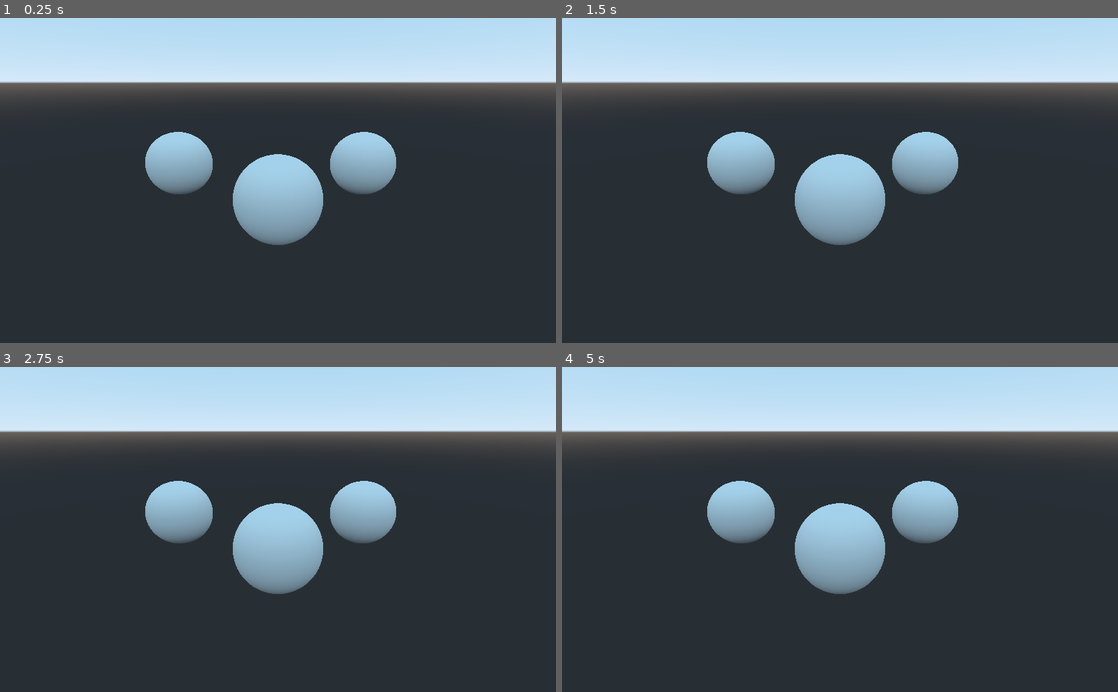
Above: before the commit, frames 1-4 (two rows, left to right).
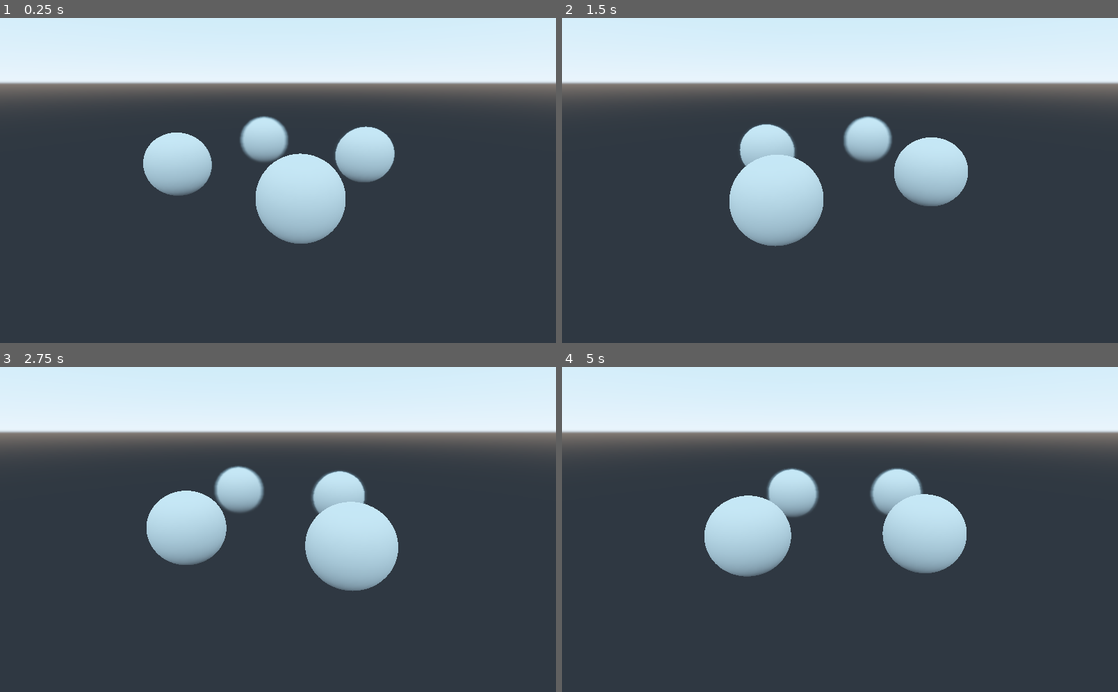
Above: after the commit, the same moments.

Repository: lflanagin/Dinosaur-island
Game: Godot game, scene res://Scenes/Levels/Attract.tscn
Same seed, same stepped clock (60 frames per second), same inputs: the game is played once before the commit and once after it. The project has no main scene, so this scene is started directly.
Inputs:
- Up to frame 1 (0.25 s): no input
- Up to frame 2 (1.5 s): no input
- Up to frame 3 (2.75 s): no input
- Up to frame 4 (5 s): no input

The runs differ from the first frame. In frame 1, 26% of the frame differs, in the area x 0-100%, y 0-70%; in frame 2, 29%; in frame 3, 29%; in frame 4, 30%.

Commit message:
More templating

Diff:
--- /dev/null
+++ b/Backend/Mistro.gd
@@ -0,0 +1,25 @@
+extends Node
+
+# Mistro is this projects "global" or game wide function set.
+# Function that go here, can be accessed by all other scripts.
+# Use this sparingly as noise between scenes and nodes can make your game run slower.
+
+
+
+# Called when the node enters the scene tree for the first time.
+func _ready():
+	pass # Replace with function body.
+
+
+# Called every frame. 'delta' is the elapsed time since the previous frame.
+#func _process(delta):
+#	pass
+
+func save_game():
+	print("saving")
+
+func load_game(gamefile):
+	print("loading")
+
+func list_saved_games():
+	print("saved games")
--- /dev/null
+++ b/Backend/Mistro.tscn
@@ -0,0 +1,6 @@
+[gd_scene load_steps=2 format=2]
+
+[ext_resource path="res://Backend/Mistro.gd" type="Script" id=1]
+
+[node name="Mistro" type="Node"]
+script = ExtResource( 1 )
--- a/Scenes/Levels/Attract.tscn
+++ b/Scenes/Levels/Attract.tscn
@@ -1,21 +1,55 @@
-[gd_scene load_steps=2 format=2]
+[gd_scene load_steps=5 format=2]
 
 [sub_resource type="SphereMesh" id=1]
 
+[sub_resource type="Animation" id=2]
+resource_name = "Rotate"
+length = 4.0
+loop = true
+tracks/0/type = "value"
+tracks/0/path = NodePath("Pivot:rotation_degrees")
+tracks/0/interp = 1
+tracks/0/loop_wrap = true
+tracks/0/imported = false
+tracks/0/enabled = true
+tracks/0/keys = {
+"times": PoolRealArray( 0, 1, 2, 3, 4 ),
+"transitions": PoolRealArray( 1, 1, 1, 1, 1 ),
+"update": 0,
+"values": [ Vector3( 0, 0, 0 ), Vector3( 0, 90, 0 ), Vector3( 0, 180, 0 ), Vector3( 0, 270, 0 ), Vector3( 0, 360, 0 ) ]
+}
+
+[sub_resource type="ProceduralSky" id=4]
+
+[sub_resource type="Environment" id=3]
+background_mode = 2
+background_sky = SubResource( 4 )
+tonemap_mode = 2
+dof_blur_far_enabled = true
+dof_blur_far_distance = 6.35
+
 [node name="Attract" type="Spatial"]
 
-[node name="MeshInstance" type="MeshInstance" parent="."]
-transform = Transform( 1, 0, 0, 0, 1, 0, 0, 0, 1, 0, 0, -2.11143 )
+[node name="Pivot" type="Position3D" parent="."]
+transform = Transform( 1, 0, 0, 0, 1, 0, 0, 0, 1, 0, 0, -4.95319 )
+
+[node name="MeshInstance" type="MeshInstance" parent="Pivot"]
+transform = Transform( 1, 0, -1.74846e-07, 0, 1, 0, 1.74846e-07, 0, 1, -0.0621724, 0, 2.84176 )
 mesh = SubResource( 1 )
 material/0 = null
 
-[node name="MeshInstance2" type="MeshInstance" parent="."]
-transform = Transform( 1, 0, 0, 0, 1, 0, 0, 0, 1, -3.13578, 0, -4.57824 )
+[node name="MeshInstance4" type="MeshInstance" parent="Pivot"]
+transform = Transform( 1, 0, -1.74846e-07, 0, 1, 0, 1.74846e-07, 0, 1, -0.0414481, 0, -2.94041 )
 mesh = SubResource( 1 )
 material/0 = null
 
-[node name="MeshInstance3" type="MeshInstance" parent="."]
-transform = Transform( 1, 0, 0, 0, 1, 0, 0, 0, 1, 2.69677, 0, -4.57824 )
+[node name="MeshInstance2" type="MeshInstance" parent="Pivot"]
+transform = Transform( 1, 0, -1.74846e-07, 0, 1, 0, 1.74846e-07, 0, 1, -3.17723, 0, -0.163894 )
+mesh = SubResource( 1 )
+material/0 = null
+
+[node name="MeshInstance3" type="MeshInstance" parent="Pivot"]
+transform = Transform( 1, 0, -1.74846e-07, 0, 1, 0, 1.74846e-07, 0, 1, 3.13199, 0, 0.043354 )
 mesh = SubResource( 1 )
 material/0 = null
 
@@ -24,3 +58,9 @@
 current = true
 
 [node name="AnimationPlayer" type="AnimationPlayer" parent="."]
+autoplay = "Rotate"
+playback_speed = 0.5
+anims/Rotate = SubResource( 2 )
+
+[node name="WorldEnvironment" type="WorldEnvironment" parent="."]
+environment = SubResource( 3 )
--- /dev/null
+++ b/Scenes/UI/Elements/LeftMenu.tscn
@@ -0,0 +1,74 @@
+[gd_scene load_steps=2 format=2]
+
+[ext_resource path="res://Scripts/UI/Menus.gd" type="Script" id=1]
+
+[node name="LeftMenu" type="PanelContainer"]
+anchor_bottom = 1.0
+margin_left = -7.0
+margin_right = 400.0
+grow_vertical = 2
+rect_min_size = Vector2( 400, 480 )
+script = ExtResource( 1 )
+__meta__ = {
+"_edit_use_anchors_": false
+}
+
+[node name="VBoxContainer" type="VBoxContainer" parent="."]
+margin_left = 7.0
+margin_top = 7.0
+margin_right = 400.0
+margin_bottom = 593.0
+rect_min_size = Vector2( 0, 480 )
+
+[node name="Label" type="Label" parent="VBoxContainer"]
+margin_right = 393.0
+margin_bottom = 14.0
+text = "Game Title"
+align = 1
+valign = 1
+autowrap = true
+
+[node name="HSeparator" type="HSeparator" parent="VBoxContainer"]
+margin_top = 18.0
+margin_right = 393.0
+margin_bottom = 22.0
+
+[node name="Play" type="Button" parent="VBoxContainer"]
+margin_top = 26.0
+margin_right = 393.0
+margin_bottom = 46.0
+text = "Play"
+
+[node name="Load" type="Button" parent="VBoxContainer"]
+margin_top = 50.0
+margin_right = 393.0
+margin_bottom = 70.0
+text = "Load"
+
+[node name="Settings" type="Button" parent="VBoxContainer"]
+margin_top = 74.0
+margin_right = 393.0
+margin_bottom = 94.0
+text = "Settings"
+
+[node name="Overlay" type="Control" parent="."]
+margin_left = 7.0
+margin_top = 7.0
+margin_right = 400.0
+margin_bottom = 593.0
+mouse_filter = 2
+
+[node name="Quit" type="Button" parent="Overlay"]
+anchor_left = 0.5
+anchor_top = 1.0
+anchor_right = 0.5
+anchor_bottom = 1.0
+margin_left = -95.0
+margin_top = -20.0
+margin_right = 95.0
+grow_horizontal = 2
+grow_vertical = 2
+text = "Quit"
+__meta__ = {
+"_edit_use_anchors_": false
+}
--- /dev/null
+++ b/Scenes/UI/Elements/RightMenu.tscn
@@ -0,0 +1,77 @@
+[gd_scene load_steps=2 format=2]
+
+[ext_resource path="res://Scripts/UI/Menus.gd" type="Script" id=1]
+
+[node name="RightMenu" type="PanelContainer"]
+anchor_left = 1.0
+anchor_right = 1.0
+anchor_bottom = 1.0
+margin_left = -400.0
+margin_right = 3.0
+grow_horizontal = 0
+grow_vertical = 2
+rect_min_size = Vector2( 400, 480 )
+script = ExtResource( 1 )
+__meta__ = {
+"_edit_use_anchors_": false
+}
+
+[node name="VBoxContainer" type="VBoxContainer" parent="."]
+margin_left = 7.0
+margin_top = 7.0
+margin_right = 396.0
+margin_bottom = 593.0
+rect_min_size = Vector2( 0, 480 )
+
+[node name="Label" type="Label" parent="VBoxContainer"]
+margin_right = 389.0
+margin_bottom = 14.0
+text = "Game Title"
+align = 1
+valign = 1
+autowrap = true
+
+[node name="HSeparator" type="HSeparator" parent="VBoxContainer"]
+margin_top = 18.0
+margin_right = 389.0
+margin_bottom = 22.0
+
+[node name="Play" type="Button" parent="VBoxContainer"]
+margin_top = 26.0
+margin_right = 389.0
+margin_bottom = 46.0
+text = "Play"
+
+[node name="Load" type="Button" parent="VBoxContainer"]
+margin_top = 50.0
+margin_right = 389.0
+margin_bottom = 70.0
+text = "Load"
+
+[node name="Settings" type="Button" parent="VBoxContainer"]
+margin_top = 74.0
+margin_right = 389.0
+margin_bottom = 94.0
+text = "Settings"
+
+[node name="Overlay" type="Control" parent="."]
+margin_left = 7.0
+margin_top = 7.0
+margin_right = 396.0
+margin_bottom = 593.0
+mouse_filter = 2
+
+[node name="Quit" type="Button" parent="Overlay"]
+anchor_left = 0.5
+anchor_top = 1.0
+anchor_right = 0.5
+anchor_bottom = 1.0
+margin_left = -95.0
+margin_top = -20.0
+margin_right = 95.0
+grow_horizontal = 2
+grow_vertical = 2
+text = "Quit"
+__meta__ = {
+"_edit_use_anchors_": false
+}
--- a/Scenes/UI/MainMenu.tscn
+++ b/Scenes/UI/MainMenu.tscn
@@ -1,10 +1,12 @@
-[gd_scene load_steps=2 format=2]
+[gd_scene load_steps=3 format=2]
 
 [ext_resource path="res://Scripts/UI/MainMenu.gd" type="Script" id=1]
+[ext_resource path="res://Scenes/UI/default.theme" type="Theme" id=2]
 
 [node name="MainMenu" type="Control"]
 anchor_right = 1.0
 anchor_bottom = 1.0
+theme = ExtResource( 2 )
 script = ExtResource( 1 )
 __meta__ = {
 "_edit_use_anchors_": false
--- a/Scripts/Main.gd
+++ b/Scripts/Main.gd
@@ -20,5 +20,23 @@
 func _on_first_load():
 	var attract = load("res://Scenes/Levels/Attract.tscn")
 	var mainMenu = load("res://Scenes/UI/MainMenu.tscn")
-	add_child(attract.instance())
-	add_child(mainMenu.instance())
+	var attractInstance = attract.instance()
+	var mainMenuInstance = mainMenu.instance()
+	mainMenuInstance.menuType = "LeftMenu"
+	add_child(attractInstance)
+	add_child(mainMenuInstance)
+	mainMenuInstance.connect("quit_game",self,"_on_menu_signal",["quit_game"])
+	mainMenuInstance.connect("settings",self,"_on_menu_signal",["settings"])
+	mainMenuInstance.connect("load_game",self,"_on_menu_signal",["load_game"])
+	mainMenuInstance.connect("play",self,"_on_menu_signal",["play"])
+
+func _on_menu_signal(sig):
+	match sig:
+		"quit_game":
+			get_tree().quit()
+		"play":
+			print(sig)
+		"settings":
+			print(sig)
+		"load_game":
+			print(sig)
--- a/Scripts/UI/MainMenu.gd
+++ b/Scripts/UI/MainMenu.gd
@@ -4,13 +4,28 @@
 # Declare member variables here. Examples:
 # var a = 2
 # var b = "text"
+var menuType = "CenterMenu"
 
+signal play()
+signal load_game()
+signal quit_game()
+signal settings()
 
 # Called when the node enters the scene tree for the first time.
 func _ready():
+	var themenu = load("res://Scenes/UI/Elements/"+str(menuType)+".tscn")
+	var menuInstance = themenu.instance()
+	menuInstance.connect("quit_game",self,"_on_signal",["quit_game"])
+	menuInstance.connect("settings",self,"_on_signal",["settings"])
+	menuInstance.connect("load_game",self,"_on_signal",["load_game"])
+	menuInstance.connect("play",self,"_on_signal",["play"])
+	add_child(menuInstance)
 	pass # Replace with function body.
 
 
 # Called every frame. 'delta' is the elapsed time since the previous frame.
 #func _process(delta):
 #	pass
+
+func _on_signal(sig):
+	emit_signal(sig)
--- a/Scripts/UI/Menus.gd
+++ b/Scripts/UI/Menus.gd
@@ -52,8 +52,13 @@
 			set_anchors_and_margins_preset(Control.PRESET_CENTER)
 		"RightMenu":
 			set_anchors_and_margins_preset(Control.PRESET_RIGHT_WIDE)
+			$VBoxContainer.rect_min_size.x = get_parent().rect_size.x * 0.4
+			$VBoxContainer.rect_size.x = get_parent().rect_size.x * 0.4
+
 		"LeftMenu":
 			set_anchors_and_margins_preset(Control.PRESET_LEFT_WIDE)
+			$VBoxContainer.rect_min_size.x = get_parent().rect_size.x * 0.4
+			$VBoxContainer.rect_size.x = get_parent().rect_size.x * 0.4
 		"FullMenu":
 			set_anchors_and_margins_preset(Control.PRESET_WIDE)
 			$VBoxContainer.rect_min_size.y = get_parent().rect_size.y * 0.9
--- a/project.godot
+++ b/project.godot
@@ -15,6 +15,10 @@
 run/main_scene="res://Scenes/Main.tscn"
 config/icon="res://icon.png"
 
+[autoload]
+
+Mistro="*res://Backend/Mistro.tscn"
+
 [physics]
 
 common/enable_pause_aware_picking=true
Binary file added: Scenes/UI/default.theme
